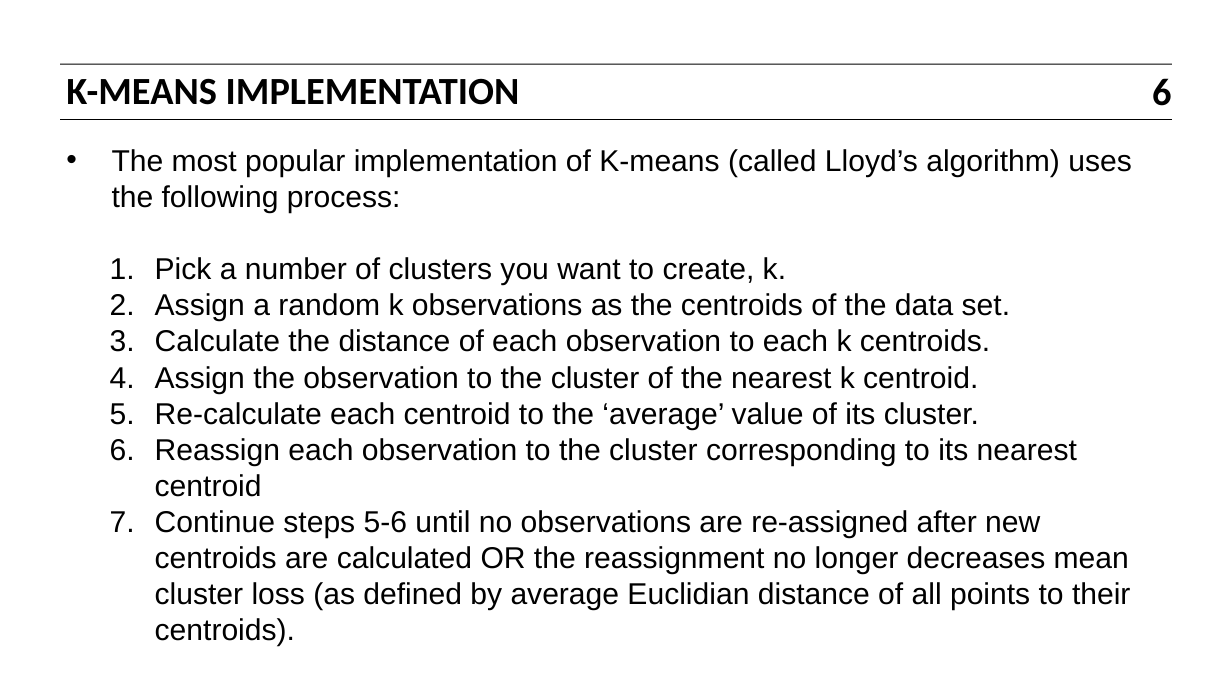
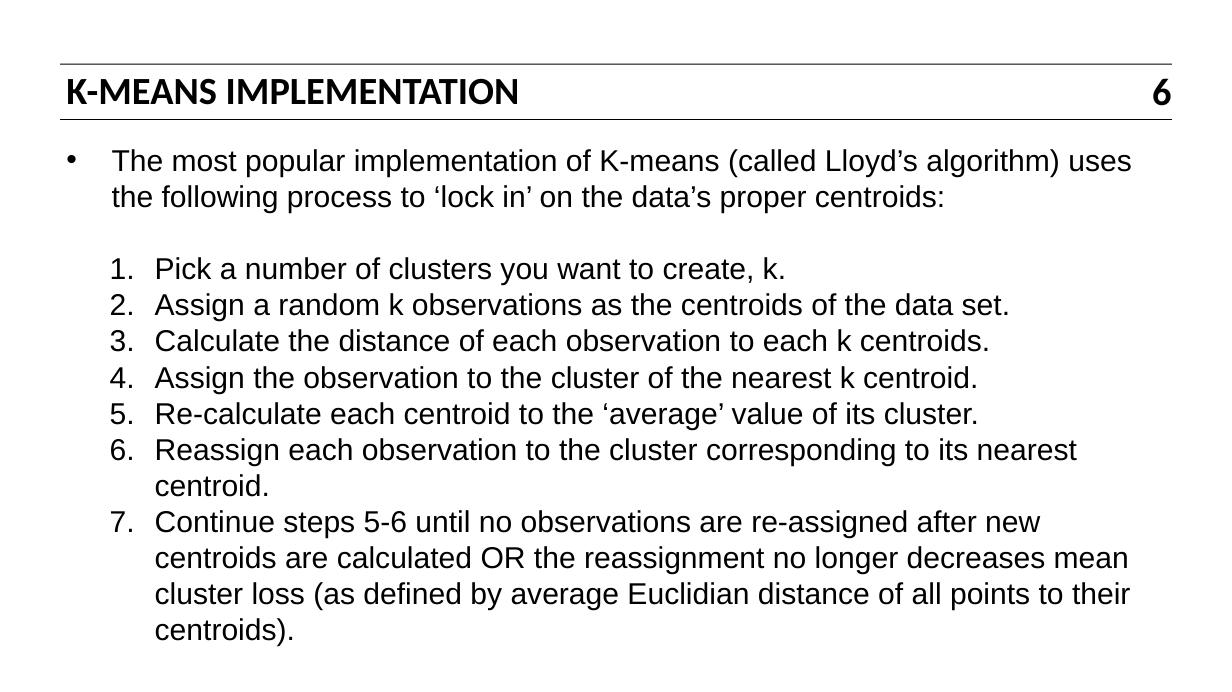
Before and after one commit to bbalin12/DAT5_BOS, a slide deck: slide 6 of slides/11_dimensionality_reduction_and_clustering.pptx. Drawn at 1232x692 pixels with LibreOffice and Linux fonts; fonts in the diff are those of the drawing. Boxes give left, top, right and bottom in pixels: in the first picture for what was removed or moved away, otherwise in the second. Text is boxed around its words. In the diff, an @@ line names an element or a change of style, - is before the commit and + after.

```diff
--- a/slides/11_dimensionality_reduction_and_clustering.pptx
+++ b/slides/11_dimensionality_reduction_and_clustering.pptx
@@ text at (112,149,1132,213): text changed @@
-• The most popular implementation of K-means (called Lloyd’s algorithm) uses the following process:
+• The most popular implementation of K-means (called Lloyd’s algorithm) uses the following process to ‘lock in’ on the data’s proper centroids:
@@ text at (155,438,1077,497): text changed @@
-  6. Reassign each observation to the cluster corresponding to its nearest centroid
+  6. Reassign each observation to the cluster corresponding to its nearest centroid.
```
Also in this commit, not shown: 11 other slides changed, 5 other files.
